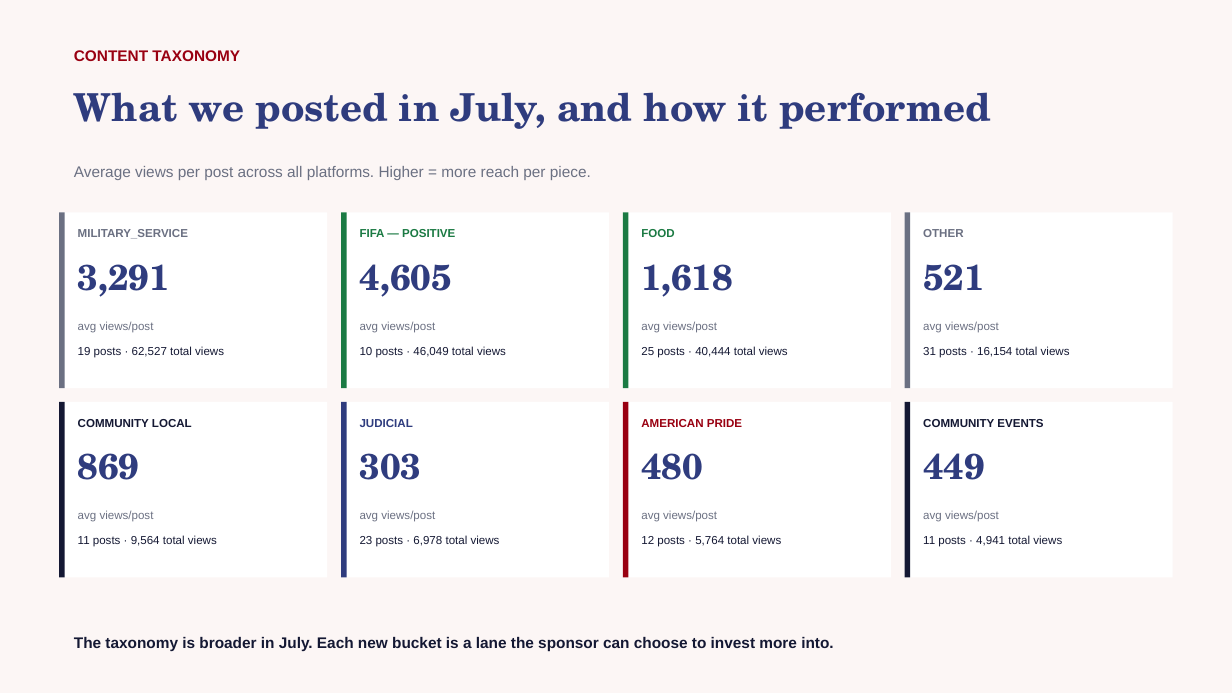
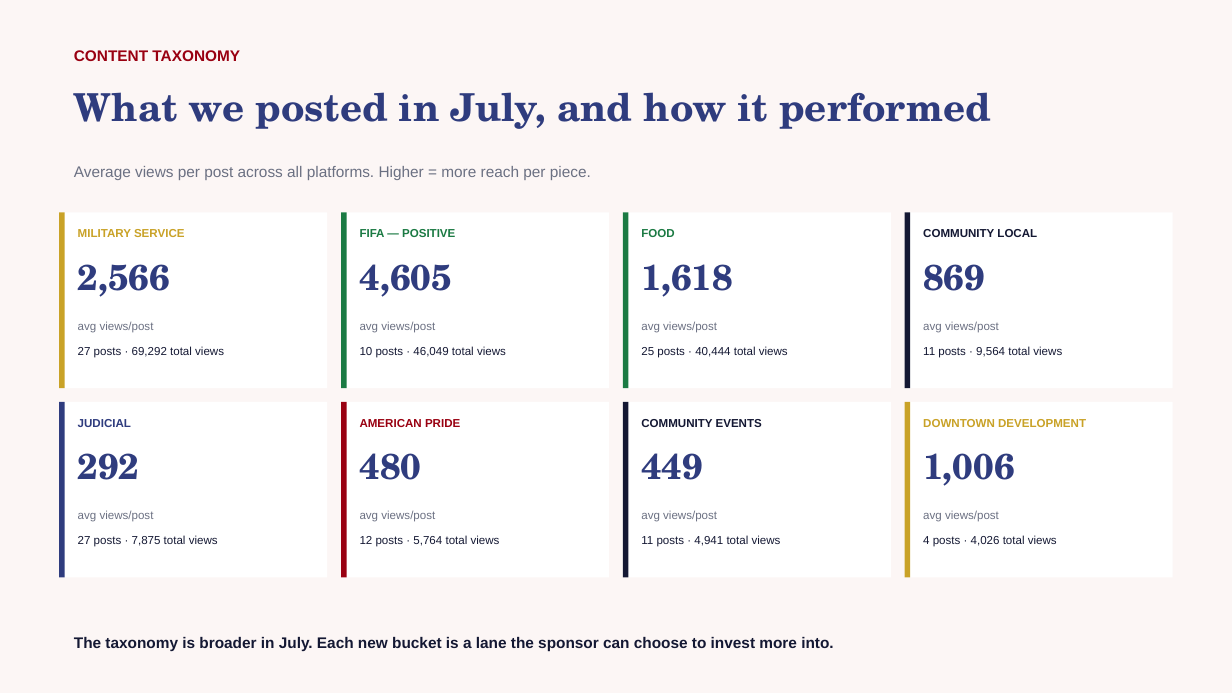
Before and after one commit to zvmmer/talking-downey-kpis, a slide deck: slide 4 of MONTHLY_REPORT_2026-07.pptx. Drawn at 1232x693 pixels with LibreOffice and Linux fonts; fonts in the diff are those of the drawing. Boxes give left, top, right and bottom in pixels: in the first picture for what was removed or moved away, otherwise in the second. Text is boxed around its words. In the diff, an @@ line names an element or a change of style, - is before the commit and + after.

Commit message:
Rebuild July/Aug monthly decks with new taxonomy; replace stale 57%-other narrative with data-driven text

```diff
--- a/MONTHLY_REPORT_2026-07.pptx
+++ b/MONTHLY_REPORT_2026-07.pptx
@@ rectangle at <box>59,213,65,388</box>: fill #6B7082 to #C9A227 @@
@@ text at <box>78,229,185,237</box>: text changed; text colour #6B7082 to #C9A227 @@
-MILITARY_SERVICE
+MILITARY SERVICE
@@ rectangle at <box>905,213,910,388</box>: fill #6B7082 to #141833 @@
@@ text at <box>923,229,1037,237</box>: text changed; text colour #6B7082 to #141833 @@
-OTHER
+COMMUNITY LOCAL
@@ text at <box>78,264,170,297</box>: text changed @@
-3,291
+2,566
@@ text at <box>923,264,985,291</box>: text changed @@
-521
+869
@@ text at <box>78,346,224,358</box>: text changed @@
-19 posts · 62,527 total views
+27 posts · 69,292 total views
@@ text at <box>923,346,1062,358</box>: text changed @@
-31 posts · 16,154 total views
+11 posts · 9,564 total views
@@ rectangle at <box>59,402,65,578</box>: fill #141833 to #2F3C7E @@
@@ text at <box>78,419,131,427</box>: text changed; text colour #141833 to #2F3C7E @@
-COMMUNITY LOCAL
+JUDICIAL
@@ rectangle at <box>341,402,347,578</box>: fill #2F3C7E to #990011 @@
@@ text at <box>360,419,460,427</box>: text changed; text colour #2F3C7E to #990011 @@
-JUDICIAL
+AMERICAN PRIDE
@@ rectangle at <box>623,402,628,578</box>: fill #990011 to #141833 @@
@@ text at <box>641,419,762,427</box>: text changed; text colour #990011 to #141833 @@
-AMERICAN PRIDE
+COMMUNITY EVENTS
@@ rectangle at <box>905,402,910,578</box>: fill #141833 to #C9A227 @@
@@ text at <box>923,419,1086,427</box>: text changed; text colour #141833 to #C9A227 @@
-COMMUNITY EVENTS
+DOWNTOWN DEVELOPMENT
@@ text at <box>78,453,140,480</box>: text changed @@
-869
+292
@@ text at <box>360,453,422,480</box>: text changed @@
-303
+480
@@ text at <box>641,453,703,480</box>: text changed @@
-480
+449
@@ text at <box>923,453,1015,486</box>: text changed @@
-449
+1,006
@@ text at <box>78,535,218,547</box>: text changed @@
-11 posts · 9,564 total views
+27 posts · 7,875 total views
@@ text at <box>360,535,500,547</box>: text changed @@
-23 posts · 6,978 total views
+12 posts · 5,764 total views
@@ text at <box>641,535,781,547</box>: text changed @@
-12 posts · 5,764 total views
+11 posts · 4,941 total views
@@ text at <box>923,535,1057,547</box>: text changed @@
-11 posts · 4,941 total views
+4 posts · 4,026 total views
```
Also in this commit, not shown: 3 other slides changed, 3 other files.
